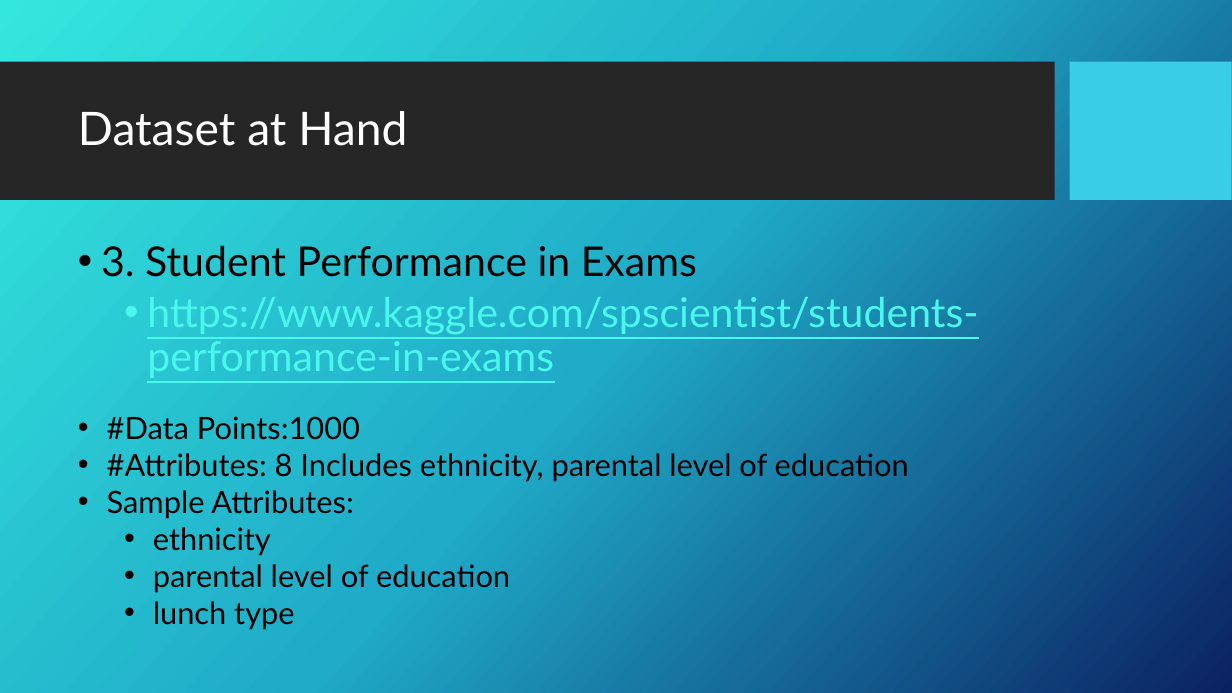
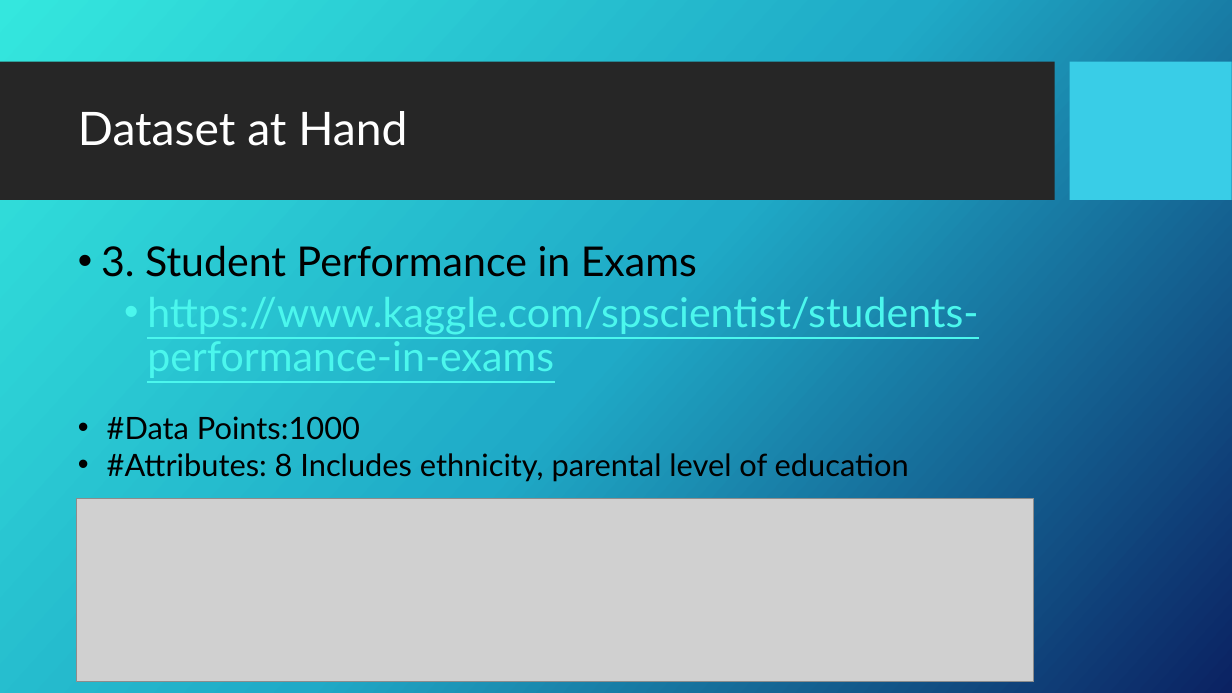
Before and after one commit to AmosChenZixuan/CIS_Research_Project, a slide deck: slide 6 of Proposal.pptx. Drawn at 1232x693 pixels with LibreOffice and Linux fonts; fonts in the diff are those of the drawing; grey boxes stand for pictures; background and template pictures are left out. Boxes give left, top, right and bottom in pixels: in the first picture for what was removed or moved away, otherwise in the second. Text is boxed around its words. In the diff, an @@ line names an element or a change of style, - is before the commit and + after.

Commit message:
Update Proposal.pptx
add pictures

```diff
--- a/Proposal.pptx
+++ b/Proposal.pptx
@@ picture added at (x1=76, y1=498, x2=1033, y2=682) @@
@@ text at (x1=107, y1=490, x2=510, y2=630): paragraphs removed @@
-• Sample Attributes:
-  • ethnicity
-  • parental level of education
-  • lunch type
```
Also in this commit, not shown: 5 other slides changed.
